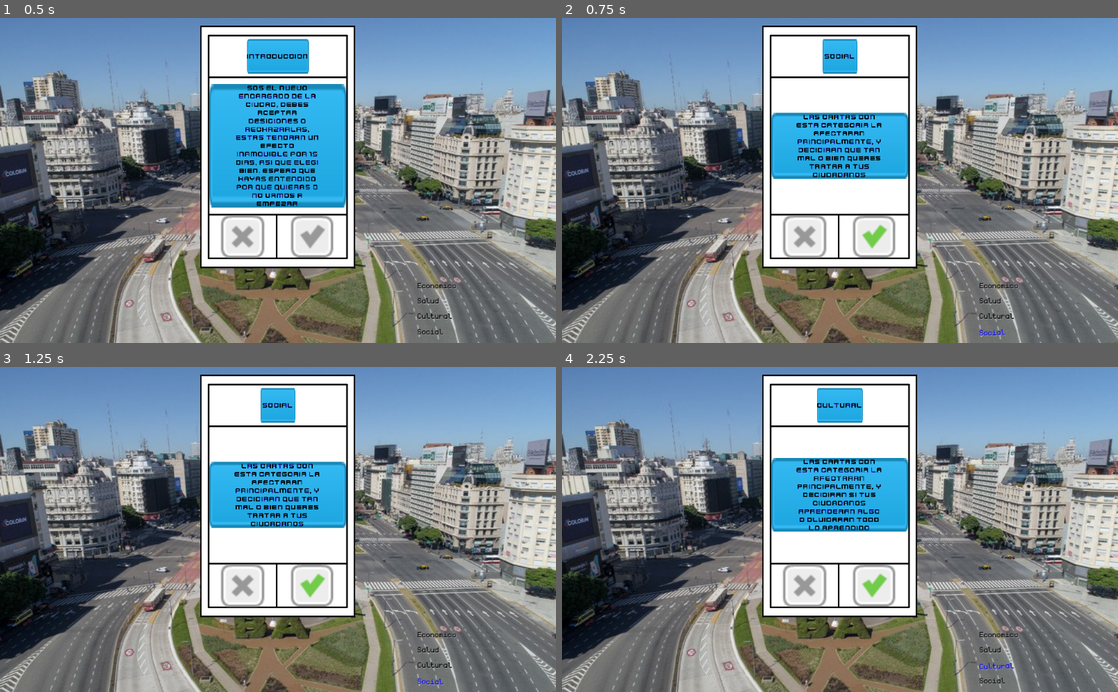
Above: before the commit, frames 1-4 (two rows, left to right).
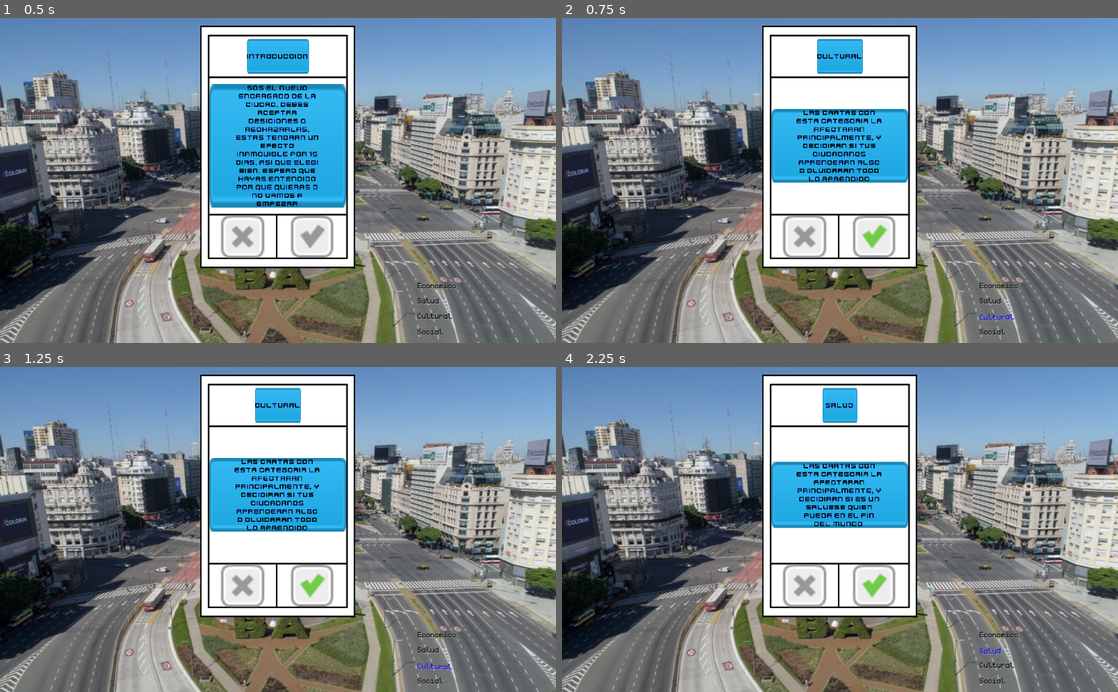
Above: after the commit, the same moments.

Repository: compumundohipermegaredUNQ/SimCovid-21
Game: Godot game, scene res://Main.tscn
Same seed, same stepped clock (60 frames per second), same inputs: the game is played once before the commit and once after it.
Inputs (mouse positions are in pixels of both pictures, inside the frame that each line leads up to):
- Up to frame 1 (0.5 s): no input
- Up to frame 2 (0.75 s): click (873, 235) at 0.5 s
- Up to frame 3 (1.25 s): no input
- Up to frame 4 (2.25 s): click (806, 584) at 1.25 s; click (873, 584) at 2 s

Frame 1 is identical in both runs. In frame 2, 3.1% of the frame differs, in the area x 37-82%, y 6-98%; in frame 3, 3.1%; in frame 4, 3.0%.

Commit message:
Multiplicadores cambiados. Barra principal. Reset quincena

Diff:
--- a/src/Bar/HealthBar.gd
+++ b/src/Bar/HealthBar.gd
@@ -7,7 +7,7 @@
 var bar_green = preload("res://assets/Bar/barHorizontal_green.png")
 var bar_yellow = preload("res://assets/Bar/barHorizontal_yellow.png")
 
-export (float) var multiplier = 1
+export (float) var multiplier = 0
 export (String) var label = ""
 export (float) var percentage = 1
 
@@ -35,10 +35,13 @@
 	_update_healthbar()
 
 func get_value():
-	return healthbar.value * percentage
+	return healthbar.value
 
 func set_multiplier(deck_multiplier):
 	multiplier = deck_multiplier
+
+func get_multiplier():
+	return multiplier
 
 func _ready():
 	healthbar_textlabel.set_text(label)
--- a/src/Bar/HealthBar.tscn
+++ b/src/Bar/HealthBar.tscn
@@ -18,7 +18,7 @@
 margin_top = -8.01086e-05
 margin_right = 41.1892
 margin_bottom = 39.9999
-step = 0.01
+step = 0.001
 value = 50.0
 tint_under = Color( 0.027451, 0, 0, 1 )
 __meta__ = {
--- a/src/Bar/HealthBarGroup.gd
+++ b/src/Bar/HealthBarGroup.gd
@@ -1,34 +1,67 @@
 extends Node2D
 
+onready var cultural_bar = $Cultural
 onready var economia_bar = $Economico
 onready var salud_bar = $Salud
-onready var cultural_bar = $Cultural
 onready var social_bar = $Social
 onready var overall_bar = $OverallBar
 var global_timer
 
+
+var cultural_weight = 0.1
+var economia_weight = 0.3
+var salud_weight = 0.4
+var social_weight = 0.2
+
 func initialize(timer:Timer, clock:Node2D, multipliers):
-	economia_bar.initialize(timer, clock, multipliers['Economico'])
+	cultural_bar.initialize(timer, clock, multipliers['Cultural'])
+	economia_bar.initialize(timer, clock, multipliers['Economia'])
 	salud_bar.initialize(timer, clock, multipliers['Salud'])
-	cultural_bar.initialize(timer, clock, multipliers['Cultural'])
 	social_bar.initialize(timer, clock, multipliers['Social'])
 	_update_overall_value()
 	timer.connect("timeout", self, "_update_overall_value")
 
 func _update_overall_value():
-	var overall_value = economia_bar.get_value() + salud_bar.get_value() + cultural_bar.get_value() + social_bar.get_value()
+
+	if (cultural_bar.get_value() < 20):
+		salud_weight -= 0.01
+		economia_weight -= 0.01
+		cultural_weight += 0.02
+
+	if (economia_bar.get_value() < 40):
+		salud_weight -= 0.01
+		social_weight -= 0.01
+		economia_weight += 0.02
+
+	if (salud_bar.get_value() < 50):
+		salud_weight += 0.03
+		economia_weight -= 0.01
+		social_weight -= 0.01
+		cultural_weight -= 0.01
+
+	if (social_bar.get_value() < 30):
+		salud_weight -= 0.01
+		social_weight += 0.02
+		cultural_weight -= 0.01
+
+	cultural_weight = clamp(cultural_weight, 0.1, 0.3)
+	economia_weight = clamp(economia_weight, 0.1, 0.5)
+	salud_weight = clamp(salud_weight, 0.1, 0.6)
+	social_weight = clamp(social_weight, 0.1, 0.4)
+
+	var overall_value = cultural_bar.get_value() * cultural_weight + economia_bar.get_value() * economia_weight + salud_bar.get_value() * salud_weight + social_bar.get_value() * social_weight
 	overall_bar.set_value(overall_value)
 
 func get_percentages():
 	var percentages = []
+	percentages.append(cultural_bar.get_value())
 	percentages.append(economia_bar.get_value())
 	percentages.append(salud_bar.get_value())
-	percentages.append(cultural_bar.get_value())
 	percentages.append(social_bar.get_value())
 	return percentages
 
 func set_multipliers(multipliers):
-	economia_bar.set_multiplier(multipliers['Economico'])
+	cultural_bar.set_multiplier(multipliers['Cultural'])
+	economia_bar.set_multiplier(multipliers['Economia'])
 	salud_bar.set_multiplier(multipliers['Salud'])
-	cultural_bar.set_multiplier(multipliers['Cultural'])
 	social_bar.set_multiplier(multipliers['Social'])
--- a/src/Bar/HealthBarGroup.tscn
+++ b/src/Bar/HealthBarGroup.tscn
@@ -5,6 +5,12 @@
 
 [node name="HealthBarGroup" type="Node2D"]
 script = ExtResource( 2 )
+
+[node name="Cultural" parent="." instance=ExtResource( 1 )]
+position = Vector2( 757.4, 536.307 )
+multiplier = 0.5
+label = "Cultural"
+percentage = 0.1
 
 [node name="Economico" parent="." instance=ExtResource( 1 )]
 position = Vector2( 757.4, 480.414 )
@@ -17,15 +23,9 @@
 label = "Salud"
 percentage = 0.4
 
-[node name="Cultural" parent="." instance=ExtResource( 1 )]
-position = Vector2( 757.4, 536.307 )
-multiplier = -2.0
-label = "Cultural"
-percentage = 0.1
-
 [node name="Social" parent="." instance=ExtResource( 1 )]
 position = Vector2( 757.4, 564.847 )
-multiplier = -4.0
+multiplier = -0.5
 label = "Social"
 percentage = 0.2
 
--- a/src/Card/Card.gd
+++ b/src/Card/Card.gd
@@ -6,9 +6,9 @@
 # No es la mejor práctica, pero no se me ocurrió otra manera de acceder a las
 # escenas hijas de las barras
 const scene_numbers_bars = {
-	"Economico": 0,
-	"Salud": 1,
-	"Cultural": 2,
+	"Cultural": 0,
+	"Economico": 1,
+	"Salud": 2,
 	"Social": 3
 }
 var card_type
--- a/src/Card/CardsDatabase.gd
+++ b/src/Card/CardsDatabase.gd
@@ -16,110 +16,127 @@
 }
 
 const INITIAL_DECK = {
-	"Social": ['Las cartas con esta categoria la afectaran principalmente, y decidiran que tan mal o bien queres tratar a tus ciudadanos', [0.05, 0.02, 0.03, -0.05]],
-	"Economico": ['Las cartas con esta categoria la afectaran principalmente, y decidiran si lo que te importa es solo la plata', [0.01, 0.05, 0.02, -0.2]],
-	"Cultural": ['Las cartas con esta categoria la afectaran principalmente, y decidiran si tus ciudadanos aprenderan algo o olvidaran todo lo aprendido', [0.03, 0.01, 0.05, -0.05]],
-	"Salud": ['Las cartas con esta categoria la afectaran principalmente, y decidiran si es un salvese quien pueda en el fin del mundo ', [0.03, -0.06, 0.02, 0.04]]
+	"Cultural": ['Las cartas con esta categoria la afectaran principalmente, y decidiran si tus ciudadanos aprenderan algo o olvidaran todo lo aprendido', [0.05, 0.01, -0.05, 0.03]],
+	"Economico": ['Las cartas con esta categoria la afectaran principalmente, y decidiran si lo que te importa es solo la plata', [0.02, 0.05, -0.2, 0.01]],
+	"Salud": ['Las cartas con esta categoria la afectaran principalmente, y decidiran si es un salvese quien pueda en el fin del mundo ', [0.02, -0.06, 0.04, 0.03]],
+	"Social": ['Las cartas con esta categoria la afectaran principalmente, y decidiran que tan mal o bien queres tratar a tus ciudadanos', [0.03, 0.02, -0.05, 0.05]]
 }
 
 var RANDOM_DECK = {
+
+	"Cultural": [
+		["Cerrar Escuelas: Los docentes a las aulas... virtuales", [-0.19, 0.0, 0.07, -0.04]],
+		["Prohibir Deportes: Excepto las canchitas de fulbo 5", [-0.15, 0.0, 0.06, -0.06]],
+		["Prohibir Actividades al Aire Libre: Adios runners", [-0.17, 0.0, 0.05, -0.08]],
+#		["Museos", "Cerrar museos", 0.4],
+	],
+
+	"Economico": [
+		["Planes Sociales: Al pais se lo saca laburando?", [0.0, -0.17, 0.02, 0.06]],
+		["Reducir Impuestos: ", [-0.03, -0.19, -0.04, 0.07]],
+		["Libre Comercio: Aduana quien te conoce", [0.04, -0.14, 0.1, -0.03]],
+#		["Dolar", "Aumentar cepo", 0.3],
+	],
+
+	"Salud": [
+		["Ayuda a Esenciales: Y no, los politicos no entramos aca", [0.0, -0.07, 0.15, 0.04]],
+		["Aumento de Investigacion: Es esto o tener fe de no salir hablando ruso", [0.03, -0.06, 0.17, 0.0]],
+		["Inversion en Suplmentos: A traer mas barbijos, y enseñar como usarlos", [0.02, -0.08, 0.19, 0.03]],
+		["La gente esta triste. ¿ Les dejamos ver a Tinelli ?", [-0.03, 0.02, 0.4, -0.01]]
+#		["Vacunas", "Conseguir vacunas", 0.4]
+	],
+
 	"Social": [
-		["Limitar Comercios: A usar MercadoLibre y Rappi", [-0.2, -0.08, 0, 0.04]],
-		["Limitar Circulacion: No mas salidas, solo clandestinas", [-0.14, -0.05, -0.02, 0.06]],
-		["Prohibir Eventos: Bienvenidos los Zoomples", [-0.18, 0, -0.04, 0.05]],
+		["Limitar Comercios: A usar MercadoLibre y Rappi", [0, 0.04, -0.08, -0.02]],
+		["Limitar Circulacion: No mas salidas, solo clandestinas", [-0.02, -0.05, 0.06, -0.14]],
+		["Prohibir Eventos: Bienvenidos los Zoomples", [-0.04, 0, 0.05, -0.018]],
 #		["Eventos", "Prohibir eventos masivos", 0.6],
+	]
+}
+
+var USED_RANDOM_DECK = {
+	"Cultural": [],
+	"Economico": [],
+	"Salud": [],
+	"Social": []
+}
+
+var GOOD_EVENT_DECK = {
+
+	"Cultural": [
+		["Cerrar Escuelas: Los docentes a las aulas... virtuales", [-0.19, 0.0, 0.07, -0.04]],
+		["Prohibir Deportes: Excepto las canchitas de fulbo 5", [-0.15, 0.0, 0.06, -0.06]],
+		["Prohibir Actividades al Aire Libre: Adios runners", [-0.17, 0.0, 0.05, -0.08]],
+#		["Museos", "Cerrar museos", 0.4],
 	],
 
 	"Economico": [
-		["Planes Sociales: Al pais se lo saca laburando?", [0.6, -0.17, 0.0, 0.02]],
-		["Reducir Impuestos: ", [0.07, -0.19, -0.03, -0.4]],
-		["Libre Comercio: Aduana quien te conoce", [-0.03, -0.14, 0.04, 0.1]],
+		["Planes Sociales: Al pais se lo saca laburando?", [0.0, -0.17, 0.02, 0.06]],
+		["Reducir Impuestos: ", [-0.03, -0.19, -0.04, 0.07]],
+		["Libre Comercio: Aduana quien te conoce", [0.04, -0.14, 0.1, -0.03]],
 #		["Dolar", "Aumentar cepo", 0.3],
 	],
 
+	"Salud": [
+		["Ayuda a Esenciales: Y no, los politicos no entramos aca", [0.0, -0.07, 0.15, 0.04]],
+		["Aumento de Investigacion: Es esto o tener fe de no salir hablando ruso", [0.03, -0.06, 0.17, 0.0]],
+		["Inversion en Suplmentos: A traer mas barbijos, y enseñar como usarlos", [0.02, -0.08, 0.19, 0.03]],
+		["La gente esta triste. ¿ Les dejamos ver a Tinelli ?", [-0.03, 0.02, 0.4, -0.01]]
+#		["Vacunas", "Conseguir vacunas", 0.4]
+	],
+
+	"Social": [
+		["Limitar Comercios: A usar MercadoLibre y Rappi", [0, 0.04, -0.08, -0.02]],
+		["Limitar Circulacion: No mas salidas, solo clandestinas", [-0.02, -0.05, 0.06, -0.14]],
+		["Prohibir Eventos: Bienvenidos los Zoomples", [-0.04, 0, 0.05, -0.018]],
+#		["Eventos", "Prohibir eventos masivos", 0.6],
+	]
+}
+
+var USED_GOOD_EVENT_DECK = {
+	"Cultural": [],
+	"Economico": [],
+	"Salud": [],
+	"Social": []
+}
+
+var BAD_EVENT_DECK = {
+
 	"Cultural": [
-		["Cerrar Escuelas: Los docentes a las aulas... virtuales", [-0.04, 0.0, -0.19, 0.07]],
-		["Prohibir Deportes: Excepto las canchitas de fulbo 5", [-0.06, 0.0, -0.15, 0.06]],
-		["Prohibir Actividades al Aire Libre: Adios runners", [-0.08, 0.0, -0.17, 0.05]],
+		["Cerrar Escuelas: Los docentes a las aulas... virtuales", [-0.19, 0.0, 0.07, -0.04]],
+		["Prohibir Deportes: Excepto las canchitas de fulbo 5", [-0.15, 0.0, 0.06, -0.06]],
+		["Prohibir Actividades al Aire Libre: Adios runners", [-0.17, 0.0, 0.05, -0.08]],
 #		["Museos", "Cerrar museos", 0.4],
 	],
 
+	"Economico": [
+		["Planes Sociales: Al pais se lo saca laburando?", [0.0, -0.17, 0.02, 0.06]],
+		["Reducir Impuestos: ", [-0.03, -0.19, -0.04, 0.07]],
+		["Libre Comercio: Aduana quien te conoce", [0.04, -0.14, 0.1, -0.03]],
+#		["Dolar", "Aumentar cepo", 0.3],
+	],
+
 	"Salud": [
-		["Ayuda a Esenciales: Y no, los politicos no entramos aca", [0.04, -0.07, 0.0, 0.15]],
-		["Aumento de Investigacion: Es esto o tener fe de no salir hablando ruso", [0.0, -0.06, 0.03, 0.17]],
-		["Inversion en Suplmentos: A traer mas barbijos, y enseñar como usarlos", [0.03, -0.08, 0.02, 0.19]],
-		["La gente esta triste. ¿ Les dejamos ver a Tinelli ?", [0.0, 0.0, 0.0, 0.4]]
+		["Ayuda a Esenciales: Y no, los politicos no entramos aca", [0.0, -0.07, 0.15, 0.04]],
+		["Aumento de Investigacion: Es esto o tener fe de no salir hablando ruso", [0.03, -0.06, 0.17, 0.0]],
+		["Inversion en Suplmentos: A traer mas barbijos, y enseñar como usarlos", [0.02, -0.08, 0.19, 0.03]],
+		["La gente esta triste. ¿ Les dejamos ver a Tinelli ?", [-0.03, 0.02, 0.4, -0.01]]
 #		["Vacunas", "Conseguir vacunas", 0.4]
+	],
+
+	"Social": [
+		["Limitar Comercios: A usar MercadoLibre y Rappi", [0, 0.04, -0.08, -0.02]],
+		["Limitar Circulacion: No mas salidas, solo clandestinas", [-0.02, -0.05, 0.06, -0.14]],
+		["Prohibir Eventos: Bienvenidos los Zoomples", [-0.04, 0, 0.05, -0.018]],
+#		["Eventos", "Prohibir eventos masivos", 0.6],
 	]
 }
 
-var USED_RANDOM_DECK = {
-	"Social": [],
+var USED_BAD_EVENT_DECK = {
+	"Cultural": [],
 	"Economico": [],
-	"Cultural": [],
-	"Salud": []
-}
-
-var GOOD_EVENT_DECK = {
-	"Social": [
-		["Limitar Comercios: A usar MercadoLibre y Rappi", [-0.2, -0.08, 0, 0.04]],
-		["Limitar Circulacion: No mas salidas, solo clandestinas", [-0.14, -0.05, -0.02, 0.06]],
-		["Prohibir Eventos: Bienvenidos los Zoomples", [-0.18, 0, -0.04, 0.05]],
-	],
-	"Economico": [
-		["Planes Sociales: Al pais se lo saca laburando?", [0.6, -0.17, 0.0, 0.02]],
-		["Reducir Impuestos: ", [0.07, -0.19, -0.03, -0.4]],
-		["Libre Comercio: Aduana quien te conoce", [-0.03, -0.14, 0.04, 0.1]],
-	],
-	"Cultural": [
-		["Cerrar Escuelas: Los docentes a las aulas... virtuales", [-0.04, 0.0, -0.19, 0.07]],
-		["Prohibir Deportes: Excepto las canchitas de fulbo 5", [-0.06, 0.0, -0.15, 0.06]],
-		["Prohibir Actividades al Aire Libre: Adios runners", [-0.08, 0.0, -0.17, 0.05]],
-	],
-	"Salud": [
-		["Ayuda a Esenciales: Y no, los politicos no entramos aca", [0.04, -0.07, 0.0, 0.15]],
-		["Aumento de Investigacion: Es esto o tener fe de no salir hablando ruso", [0.0, -0.06, 0.03, 0.17]],
-		["Inversion en Suplmentos: A traer mas barbijos, y enseñar como usarlos", [0.03, -0.08, 0.02, 0.19]],
-		["La gente esta triste. ¿ Les dejamos ver a Tinelli ?", [0.0, 0.0, 0.0, 0.4]]
-	]
-}
-
-var USED_GOOD_EVENT_DECK = {
-	"Social": [],
-	"Economico": [],
-	"Cultural": [],
-	"Salud": []
-}
-
-var BAD_EVENT_DECK = {
-	"Social": [
-		["Limitar Comercios: A usar MercadoLibre y Rappi", [-0.2, -0.08, 0, 0.04]],
-		["Limitar Circulacion: No mas salidas, solo clandestinas", [-0.14, -0.05, -0.02, 0.06]],
-		["Prohibir Eventos: Bienvenidos los Zoomples", [-0.18, 0, -0.04, 0.05]],
-	],
-	"Economico": [
-		["Planes Sociales: Al pais se lo saca laburando?", [0.6, -0.17, 0.0, 0.02]],
-		["Reducir Impuestos: ", [0.07, -0.19, -0.03, -0.4]],
-		["Libre Comercio: Aduana quien te conoce", [-0.03, -0.14, 0.04, 0.1]],
-	],
-	"Cultural": [
-		["Cerrar Escuelas: Los docentes a las aulas... virtuales", [-0.04, 0.0, -0.19, 0.07]],
-		["Prohibir Deportes: Excepto las canchitas de fulbo 5", [-0.06, 0.0, -0.15, 0.06]],
-		["Prohibir Actividades al Aire Libre: Adios runners", [-0.08, 0.0, -0.17, 0.05]],
-	],
-	"Salud": [
-		["Ayuda a Esenciales: Y no, los politicos no entramos aca", [0.04, -0.07, 0.0, 0.15]],
-		["Aumento de Investigacion: Es esto o tener fe de no salir hablando ruso", [0.0, -0.06, 0.03, 0.17]],
-		["Inversion en Suplmentos: A traer mas barbijos, y enseñar como usarlos", [0.03, -0.08, 0.02, 0.19]],
-		["La gente esta triste. ¿ Les dejamos ver a Tinelli ?", [0.0, 0.0, 0.0, 0.4]]
-	]
-}
-
-var USED_BAD_EVENT_DECK = {
-	"Social": [],
-	"Economico": [],
-	"Cultural": [],
-	"Salud": []
+	"Salud": [],
+	"Social": []
 }
 
 #Getters & Setters
--- a/src/DeckOfCards/DeckOfCards.gd
+++ b/src/DeckOfCards/DeckOfCards.gd
@@ -7,10 +7,10 @@
 var cardNumber = 0
 var game_started = false
 var multipliers = {
-	'Social': 0.05,
 	'Cultural': 0.02,
-	'Economico': -0.06,
-	'Salud': -0.1
+	'Economia': -0.06,
+	'Salud': -0.1,
+	'Social': 0.05
 }
 
 func initialize(main, timer):
@@ -24,10 +24,16 @@
 	parent.add_child(card)
 
 func checked(multiplier):
-	multipliers.Social += multiplier[0]
-	multipliers.Cultural += multiplier[1]
-	multipliers.Economico += multiplier[2]
-	multipliers.Salud += multiplier[3]
+	print(multiplier)
+	multipliers.Cultural += multiplier[0]
+	multipliers.Economia += multiplier[1]
+	multipliers.Salud += multiplier[2]
+	multipliers.Social += multiplier[3]
+	multipliers.Cultural = clamp(multipliers.Cultural, -0.3, 0.3)
+	multipliers.Economia = clamp(multipliers.Economia, -0.3, 0.3)
+	multipliers.Salud = clamp(multipliers.Salud, -0.3, 0.3)
+	multipliers.Social = clamp(multipliers.Social, -0.3, 0.3)
+	print(multipliers)
 	if game_started:
 		parent.set_multipliers(multipliers)
 		main_timer.start()
@@ -54,7 +60,7 @@
 
 func status_bars():
 	var percentages = parent.get_percentages()
-	return "Resumen de la Quincena los porcentajes andan en:" + "\n" +  "Economia:" + str(percentages[0]) + "\n" +  "Salud:" + str(percentages[1]) + "\n" + "Cultural" + str(percentages[2])  + "\n" + "Social" + str(percentages[3])
+	return "Resumen de la Quincena los porcentajes andan en:" + "\n" + "Cultural" + str(percentages[0])  +  "\n" +  "Economia:" + str(percentages[1]) + "\n" +  "Salud:" + str(percentages[2]) + "\n" + "Social" + str(percentages[3])
 
 func _on_Clock_morning():
 	raise_card()
@@ -66,4 +72,4 @@
 
 func restart_round():
 	game_started = false
-	parent.restart_round()
+	parent.restart_round(multipliers)
--- a/src/Main.gd
+++ b/src/Main.gd
@@ -3,6 +3,7 @@
 onready var timer = $Timer
 onready var healt_bar_group = $HealthBarGroup
 onready var clock = $Clock
+var round_number= 1
 
 func _ready():
 	DeckOfCards.initialize(self, timer)
@@ -21,6 +22,13 @@
 func get_percentages():
 	return healt_bar_group.get_percentages()
 
-func restart_round():
-	#Agregar Restart de quincena
-	pass
+func restart_round(multipliers):
+	round_number += 1
+	var consequence = 0.1 * round_number
+	var consequence_multipliers = {
+		'Cultural': multipliers.Cultural * consequence,
+		'Economia': multipliers.Economico * consequence,
+		'Salud': multipliers.Salud * consequence,
+		'Social': multipliers.Social * consequence
+	}
+	set_multipliers(consequence_multipliers)
